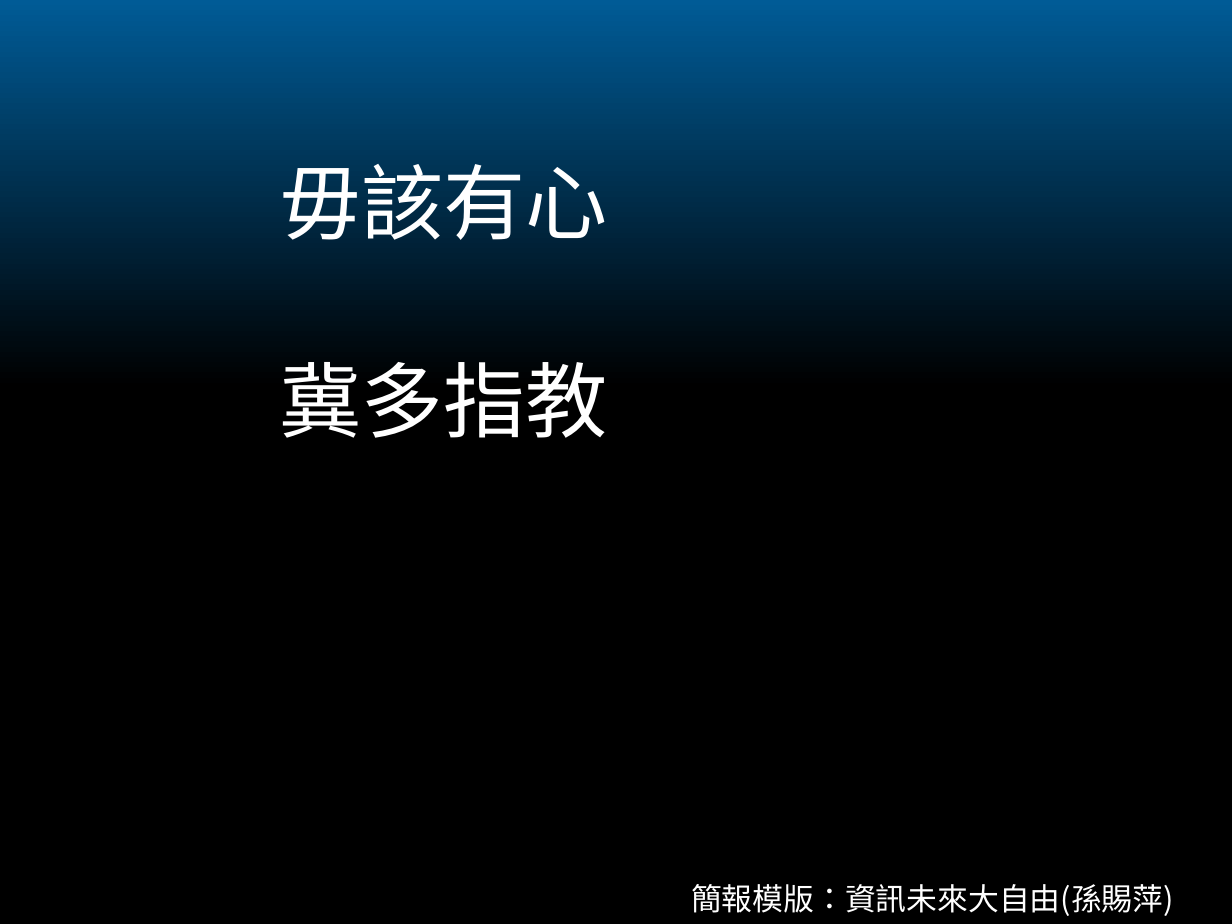
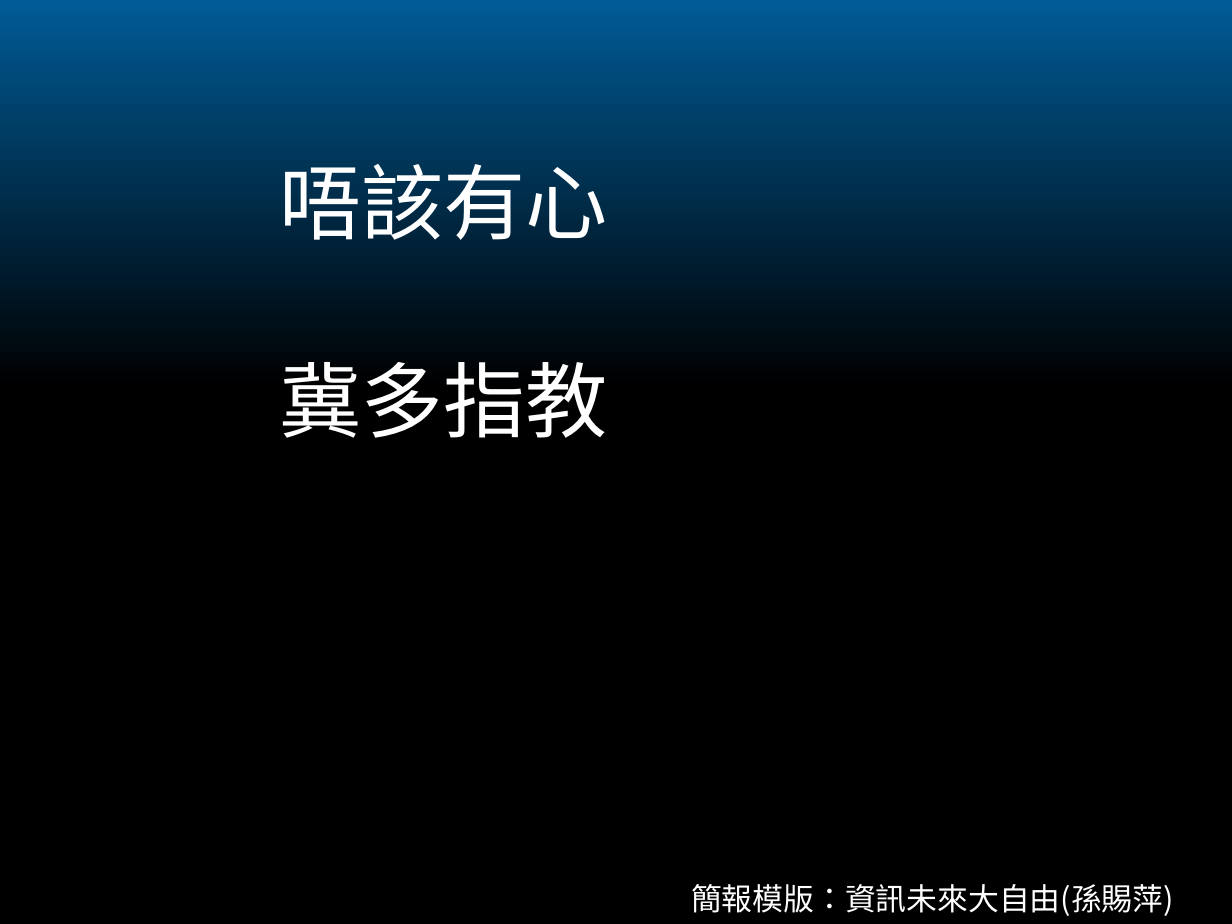
Before and after one commit to bluebat/.presentations, a slide deck: slide 11 of look-at-yue-desktop.odp. Drawn at 1232x924 pixels with LibreOffice and Linux fonts; fonts in the diff are those of the drawing. Boxes give left, top, right and bottom in pixels: in the first picture for what was removed or moved away, otherwise in the second. Text is boxed around its words. In the diff, an @@ line names an element or a change of style, - is before the commit and + after.

```diff
--- a/look-at-yue-desktop.odp
+++ b/look-at-yue-desktop.odp
@@ title at <box>279,164,607,438</box>: text changed @@
-毋該有心
-冀多指教
+唔該有心
+冀多指教
```
Also in this commit, not shown: 1 other slide changed, 2 other files.
